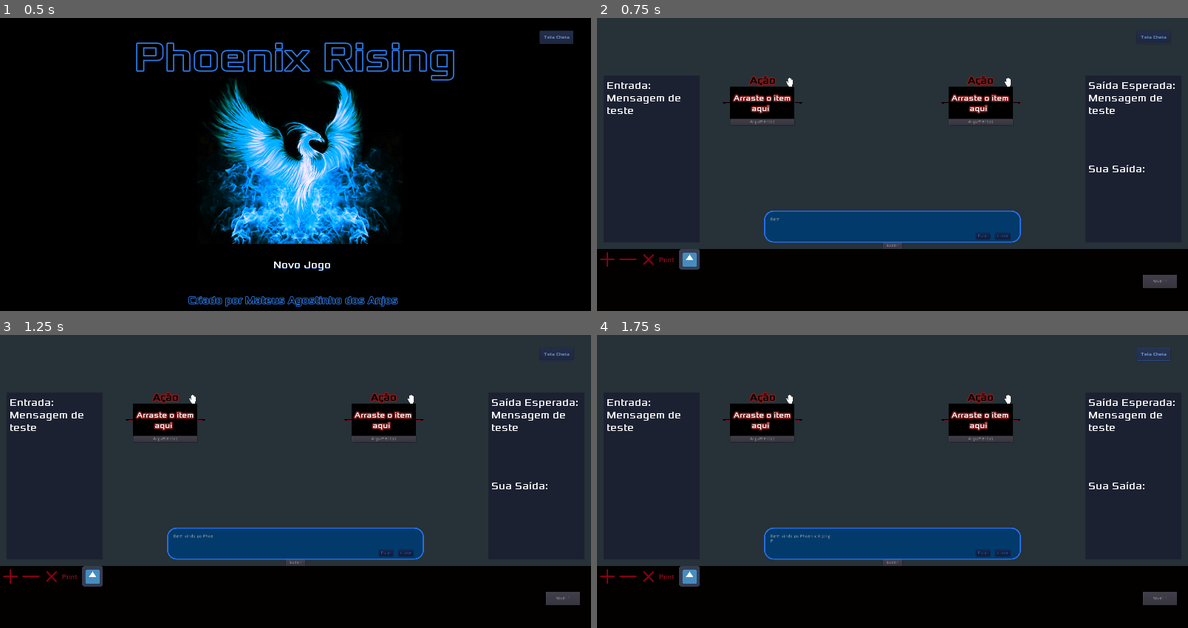
Above: before the commit, frames 1-4 (two rows, left to right).
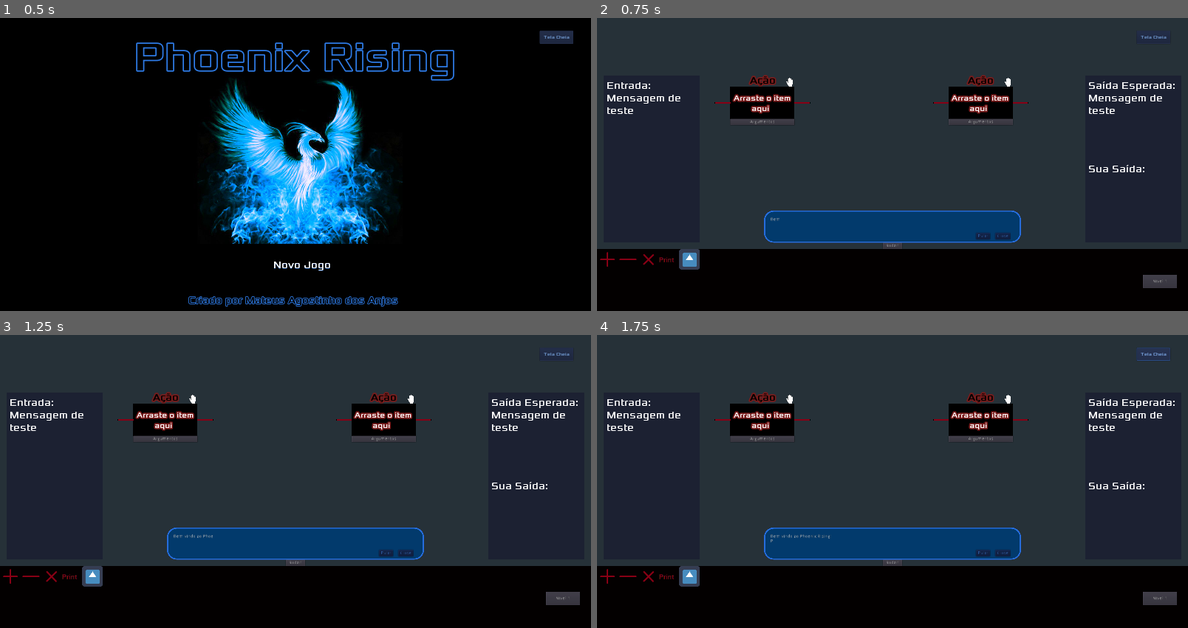
Above: after the commit, the same moments.

Repository: MateusdosAnjos/MAC0499
Game: Godot game, scene res://TelaInicial/TitleScreen.tscn
Same seed, same stepped clock (60 frames per second), same inputs: the game is played once before the commit and once after it.
Inputs:
- Up to frame 1 (0.5 s): no input
- Up to frame 2 (0.75 s): click "Novo Jogo" at 0.5 s
- Up to frame 3 (1.25 s): no input
- Up to frame 4 (1.75 s): click "Tela Cheia" at 1.25 s

Frame 1 is identical in both runs. In frame 2, less than 0.1% of the frame differs, in the area x 19-73%, y 28-30%; in frame 3, less than 0.1%; in frame 4, less than 0.1%.

Commit message:
Conexão do input output muda de cor quando conectados

Diff:
--- a/Phoenix Rising/ActionSpace/MovableActionSpace.gd
+++ b/Phoenix Rising/ActionSpace/MovableActionSpace.gd
@@ -4,6 +4,8 @@
 
 var mouseIn = false
 onready var HandSprite = get_node("ClickDragArea/OpenCloseHand")
+onready var connected_texture = preload("res://Acessorios/art/input_output_with_connection.png")
+onready var not_connected_texture = preload("res://Acessorios/art/input_output_no_connection.png")
 
 func _ready():
     emit_signal("entered_tree", get_name())
@@ -30,11 +32,14 @@
     HandSprite.set_frame(0)
     mouseIn = false
 
+func _on_InputArea_area_shape_entered(area_id, area, area_shape, self_shape):
+    $InputArea/Sprite.texture = connected_texture
 
-
-func _on_InputArea_area_shape_entered(area_id, area, area_shape, self_shape):
-    print("Opa Input")
-
+func _on_InputArea_area_shape_exited(area_id, area, area_shape, self_shape):
+    $InputArea/Sprite.texture = not_connected_texture
 
 func _on_OutputArea_area_shape_entered(area_id, area, area_shape, self_shape):
-    print("Opa Output")
+    $OutputArea/Sprite.texture = connected_texture
+
+func _on_OutputArea_area_shape_exited(area_id, area, area_shape, self_shape):
+    $OutputArea/Sprite.texture = not_connected_texture
--- a/Phoenix Rising/ActionSpace/MovableActionSpace.tscn
+++ b/Phoenix Rising/ActionSpace/MovableActionSpace.tscn
@@ -4,7 +4,7 @@
 [ext_resource path="res://ActionSpace/ActionSpace.tscn" type="PackedScene" id=2]
 [ext_resource path="res://Acessorios/art/open_hand_icon.png" type="Texture" id=3]
 [ext_resource path="res://Acessorios/art/closed_hand_icon.png" type="Texture" id=4]
-[ext_resource path="res://Acessorios/art/arrow.png" type="Texture" id=5]
+[ext_resource path="res://Acessorios/art/input_output_no_connection.png" type="Texture" id=5]
 
 [sub_resource type="SpriteFrames" id=1]
 animations = [ {
@@ -18,10 +18,10 @@
 extents = Vector2( 9.50925, 11.8146 )
 
 [sub_resource type="RectangleShape2D" id=3]
-extents = Vector2( 15.1503, 5.34275 )
+extents = Vector2( 23.066, 1.97204 )
 
 [sub_resource type="RectangleShape2D" id=4]
-extents = Vector2( 15.0111, 5.34275 )
+extents = Vector2( 23.1737, 1.76979 )
 
 [node name="MovableActionSpace" type="Node2D"]
 script = ExtResource( 1 )
@@ -45,27 +45,29 @@
 
 [node name="InputArea" type="Area2D" parent="."]
 
+[node name="Sprite" type="Sprite" parent="InputArea"]
+position = Vector2( -208, 64.5 )
+scale = Vector2( 0.4, 0.08 )
+texture = ExtResource( 5 )
+
 [node name="InputCollisionShape" type="CollisionShape2D" parent="InputArea"]
-position = Vector2( -200, 64 )
+position = Vector2( -208, 64.5 )
 shape = SubResource( 3 )
-
-[node name="Sprite" type="Sprite" parent="InputArea"]
-position = Vector2( -199.553, 64 )
-scale = Vector2( 0.11584, 0.0448923 )
-texture = ExtResource( 5 )
 
 [node name="OutputArea" type="Area2D" parent="."]
 
-[node name="OutputCollisionShape" type="CollisionShape2D" parent="OutputArea"]
-position = Vector2( 30, 64 )
-shape = SubResource( 4 )
-
 [node name="Sprite" type="Sprite" parent="OutputArea"]
-position = Vector2( 30, 64 )
-scale = Vector2( 0.116, 0.045 )
+position = Vector2( 38, 64.595 )
+scale = Vector2( 0.4, 0.08 )
 texture = ExtResource( 5 )
 flip_h = true
+
+[node name="OutputCollisionShape" type="CollisionShape2D" parent="OutputArea"]
+position = Vector2( 38, 64.5 )
+shape = SubResource( 4 )
 [connection signal="mouse_entered" from="ClickDragArea" to="." method="_on_Area2D_mouse_entered"]
 [connection signal="mouse_exited" from="ClickDragArea" to="." method="_on_Area2D_mouse_exited"]
 [connection signal="area_shape_entered" from="InputArea" to="." method="_on_InputArea_area_shape_entered"]
+[connection signal="area_shape_exited" from="InputArea" to="." method="_on_InputArea_area_shape_exited"]
 [connection signal="area_shape_entered" from="OutputArea" to="." method="_on_OutputArea_area_shape_entered"]
+[connection signal="area_shape_exited" from="OutputArea" to="." method="_on_OutputArea_area_shape_exited"]
Binary file added: Phoenix Rising/Acessorios/art/input_output_no_connection.png
Not shown, added: Phoenix Rising/Acessorios/art/input_output_no_connection.png.import
Binary file added: Phoenix Rising/Acessorios/art/input_output_with_connection.png
Not shown, added: Phoenix Rising/Acessorios/art/input_output_with_connection.png.import
